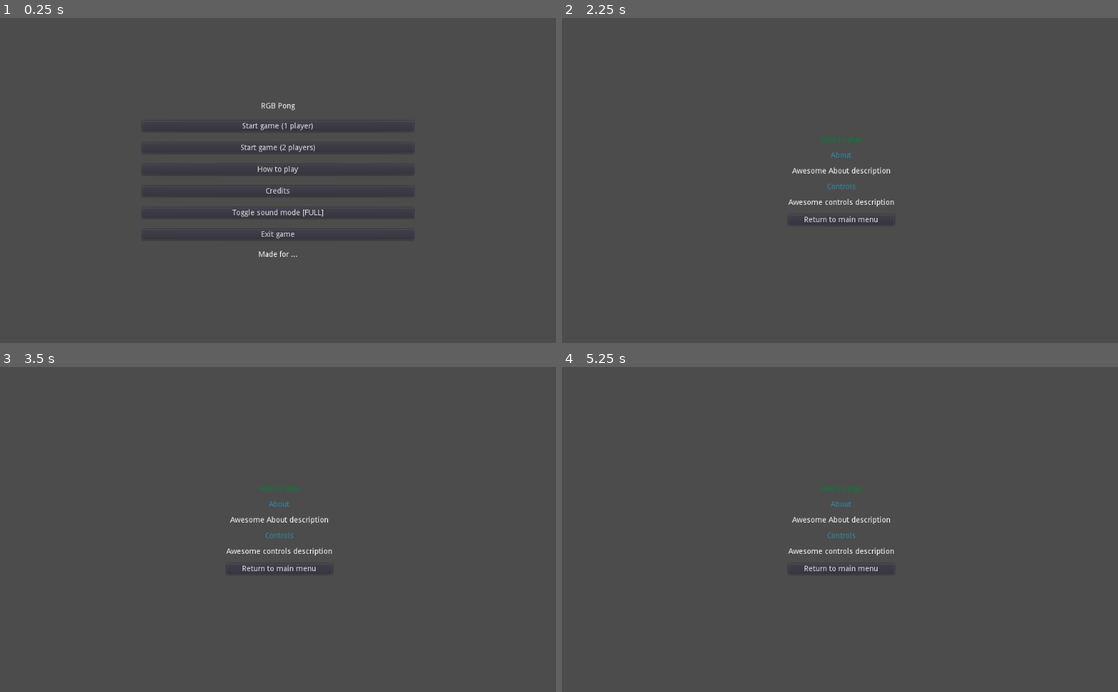
Above: before the commit, frames 1-4 (two rows, left to right).
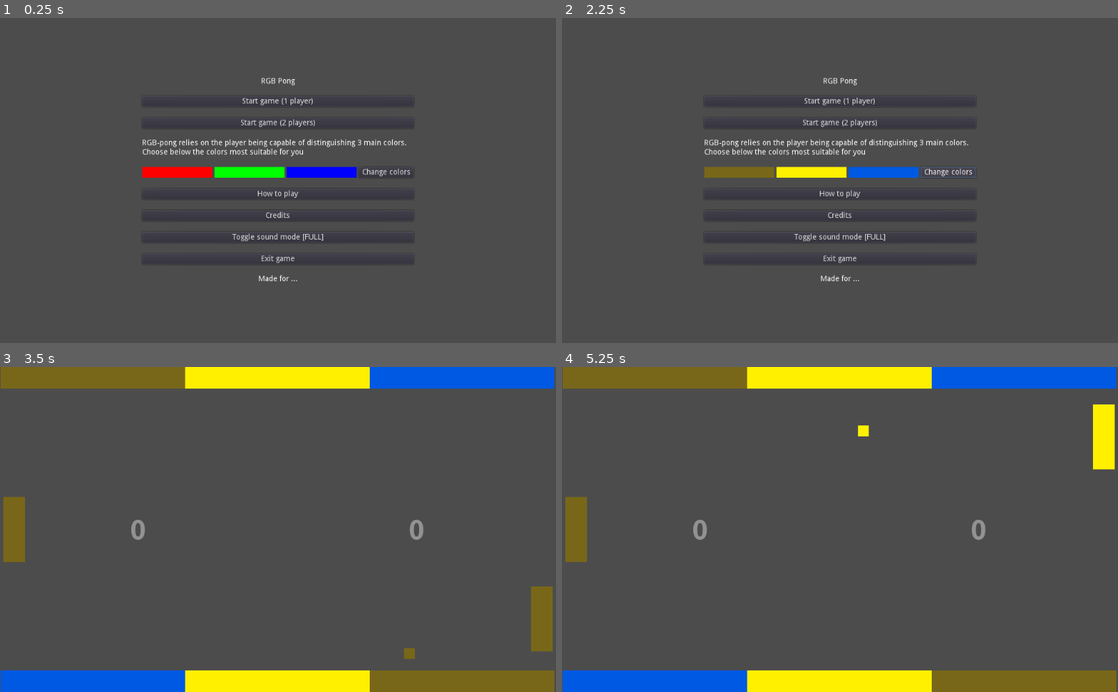
Above: after the commit, the same moments.

Repository: moisesjbc/1-retogamedev
Game: Godot game, scene res://menus/main_menu/main_menu.tscn
Same seed, same stepped clock (60 frames per second), same inputs: the game is played once before the commit and once after it.
Inputs (mouse positions are in pixels of both pictures, inside the frame that each line leads up to):
- Up to frame 1 (0.25 s): no input
- Up to frame 2 (2.25 s): click "How to play" at 0.5 s; click "Return to main menu" at 1.25 s; click (945, 174) at 2 s, where only the run after the commit has a clickable "Change colors"
- Up to frame 3 (3.5 s): click (278, 451) at 2.75 s, where only the run after the commit has a clickable "Start game (1 player)"
- Up to frame 4 (5.25 s): no input

The runs differ from the first frame. In frame 1, 3.3% of the frame differs, in the area x 25-74%, y 18-81%; in frame 2, 3.0%; in frame 3, 16%; in frame 4, 16%, in the area x 0-100%, y 0-100%.

Commit message:
Added colors selector

Diff:
--- a/godot-project/globals/global.gd
+++ b/godot-project/globals/global.gd
@@ -2,3 +2,12 @@
 
 
 var n_players = 1
+
+var colors = [
+	[Color("#ff0000"), Color("#00ff00"), Color("#0000ff")],
+	[Color("#786719"), Color("#fff000"), Color("#0059e3")],
+	[Color("#bba300"), Color("#665944"), Color("#2017ff")],
+	[Color("#e40303"), Color("#ffe0e0"), Color("#006464")]
+]
+
+var current_colors_index = 0
--- /dev/null
+++ b/godot-project/menus/main_menu/colors_selector.gd
@@ -0,0 +1,16 @@
+extends HBoxContainer
+
+
+func _ready():
+	self.set_colors(0)
+
+
+func set_colors(color_index):
+	globals.current_colors_index = color_index
+	$color_r.color = globals.colors[globals.current_colors_index][0]
+	$color_g.color = globals.colors[globals.current_colors_index][1]
+	$color_b.color = globals.colors[globals.current_colors_index][2]
+
+
+func _on_change_colors_button_pressed():
+	set_colors((globals.current_colors_index + 1) % globals.colors.size())
--- a/godot-project/menus/main_menu/main_menu.tscn
+++ b/godot-project/menus/main_menu/main_menu.tscn
@@ -1,6 +1,7 @@
-[gd_scene load_steps=2 format=2]
+[gd_scene load_steps=3 format=2]
 
 [ext_resource path="res://menus/main_menu/main_menu.gd" type="Script" id=1]
+[ext_resource path="res://menus/main_menu/colors_selector.gd" type="Script" id=2]
 
 [node name="main_menu" type="CanvasLayer"]
 pause_mode = 2
@@ -16,9 +17,9 @@
 
 [node name="VBoxContainer" type="VBoxContainer" parent="CenterContainer"]
 margin_left = 262.0
-margin_top = 157.0
+margin_top = 111.0
 margin_right = 762.0
-margin_bottom = 445.0
+margin_bottom = 490.0
 custom_constants/separation = 20
 
 [node name="HBoxContainer" type="CenterContainer" parent="CenterContainer/VBoxContainer"]
@@ -46,38 +47,80 @@
 rect_min_size = Vector2( 500, 0 )
 text = "Start game (2 players)"
 
-[node name="how_to_play_button" type="Button" parent="CenterContainer/VBoxContainer"]
+[node name="colors_selector_help" type="Label" parent="CenterContainer/VBoxContainer"]
 margin_top = 114.0
 margin_right = 500.0
-margin_bottom = 134.0
+margin_bottom = 145.0
+text = "RGB-pong relies on the player being capable of distinguishing 3 main colors.
+Choose below the colors most suitable for you"
+
+[node name="colors_selector" type="HBoxContainer" parent="CenterContainer/VBoxContainer"]
+margin_top = 165.0
+margin_right = 500.0
+margin_bottom = 185.0
+size_flags_horizontal = 3
+size_flags_vertical = 3
+script = ExtResource( 2 )
+
+[node name="color_r" type="ColorRect" parent="CenterContainer/VBoxContainer/colors_selector"]
+margin_right = 129.0
+margin_bottom = 20.0
+size_flags_horizontal = 3
+size_flags_vertical = 3
+
+[node name="color_g" type="ColorRect" parent="CenterContainer/VBoxContainer/colors_selector"]
+margin_left = 133.0
+margin_right = 262.0
+margin_bottom = 20.0
+size_flags_horizontal = 3
+size_flags_vertical = 3
+
+[node name="color_b" type="ColorRect" parent="CenterContainer/VBoxContainer/colors_selector"]
+margin_left = 266.0
+margin_right = 395.0
+margin_bottom = 20.0
+size_flags_horizontal = 3
+size_flags_vertical = 3
+
+[node name="change_colors_button" type="Button" parent="CenterContainer/VBoxContainer/colors_selector"]
+margin_left = 399.0
+margin_right = 500.0
+margin_bottom = 20.0
+text = "Change colors"
+
+[node name="how_to_play_button" type="Button" parent="CenterContainer/VBoxContainer"]
+margin_top = 205.0
+margin_right = 500.0
+margin_bottom = 225.0
 text = "How to play"
 
 [node name="credits_button" type="Button" parent="CenterContainer/VBoxContainer"]
-margin_top = 154.0
+margin_top = 245.0
 margin_right = 500.0
-margin_bottom = 174.0
+margin_bottom = 265.0
 text = "Credits"
 
 [node name="toggle_sound_button" type="Button" parent="CenterContainer/VBoxContainer"]
-margin_top = 194.0
+margin_top = 285.0
 margin_right = 500.0
-margin_bottom = 214.0
+margin_bottom = 305.0
 text = "Sound mode"
 
 [node name="exit_game_button" type="Button" parent="CenterContainer/VBoxContainer"]
-margin_top = 234.0
+margin_top = 325.0
 margin_right = 500.0
-margin_bottom = 254.0
+margin_bottom = 345.0
 text = "Exit game"
 
 [node name="ludum_dare_label" type="Label" parent="CenterContainer/VBoxContainer"]
-margin_top = 274.0
+margin_top = 365.0
 margin_right = 500.0
-margin_bottom = 288.0
+margin_bottom = 379.0
 text = "Made for ..."
 align = 1
 [connection signal="pressed" from="CenterContainer/VBoxContainer/start_game_1_player_button" to="." method="_on_start_game_1_player_button_pressed"]
 [connection signal="pressed" from="CenterContainer/VBoxContainer/start_game_2_players_button" to="." method="_on_start_game_2_players_button_pressed"]
+[connection signal="pressed" from="CenterContainer/VBoxContainer/colors_selector/change_colors_button" to="CenterContainer/VBoxContainer/colors_selector" method="_on_change_colors_button_pressed"]
 [connection signal="pressed" from="CenterContainer/VBoxContainer/how_to_play_button" to="." method="_on_how_to_play_button_pressed"]
 [connection signal="pressed" from="CenterContainer/VBoxContainer/credits_button" to="." method="_on_credits_button_pressed"]
 [connection signal="pressed" from="CenterContainer/VBoxContainer/toggle_sound_button" to="." method="_on_toggle_sound_button_pressed"]
--- a/godot-project/scripts/color_utils.gd
+++ b/godot-project/scripts/color_utils.gd
@@ -2,15 +2,15 @@
 
 static func set_color(node, color: String):
 	if color == "R":
-		node.modulate = Color(1, 0, 0)
+		node.modulate = globals.colors[globals.current_colors_index][0]
 		node.set_collision_mask(node.layer + 4)
 		node.set_collision_layer(node.layer + 4)
 	elif color == "G":
-		node.modulate = Color(0, 1, 0)
+		node.modulate = globals.colors[globals.current_colors_index][1]
 		node.set_collision_mask(node.layer + 8)
 		node.set_collision_layer(node.layer + 8)
 	else:
-		node.modulate = Color(0, 0, 1)
+		node.modulate = globals.colors[globals.current_colors_index][2]
 		node.set_collision_mask(node.layer + 16)
 		node.set_collision_layer(node.layer + 16)
 
